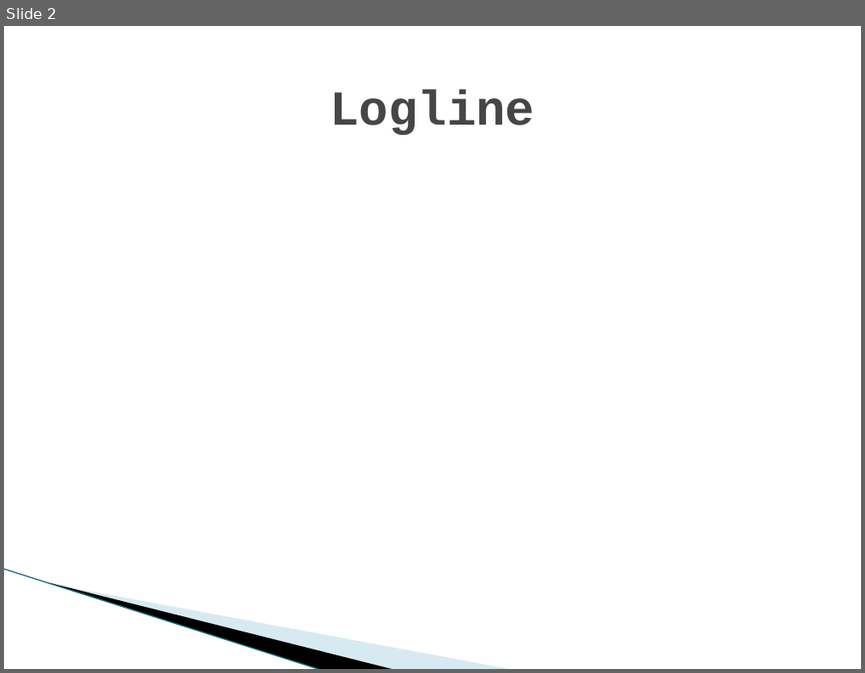
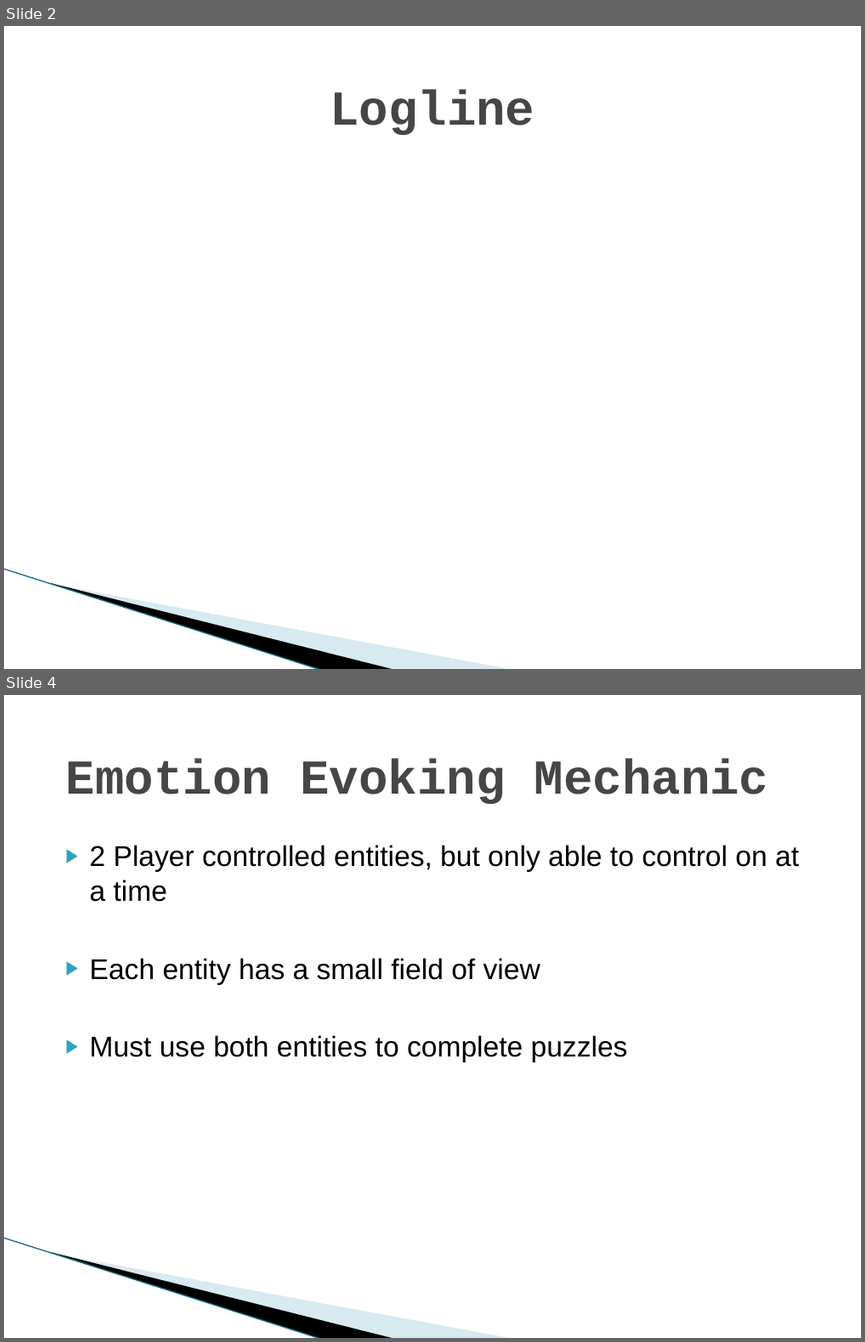
Before and after one commit to UoSGamesGroups/first-semester-l4-5-group-16, a slide deck: Presentations/First Pres.pptx. Shown one above the other, each under a label of ours: slide 2 before the commit, slides 2 and 4 after it; the slides between them are not shown. The pictures are 865x673 and 865x1342 pixels, drawn with LibreOffice and Linux fonts; fonts in the diff are those of the drawing; background and template pictures are left out. Boxes give left, top, right and bottom in pixels: in the first picture for what was removed or moved away, otherwise in the second. Text is boxed around its words. In the diff, an @@ line names an element or a change of style, - is before the commit and + after.

```diff
--- a/Presentations/First Pres.pptx
+++ b/Presentations/First Pres.pptx
@@ slide 4 added at [4,695,861,1338], background #FFFFFF; not listed: 3 template elements that a slide beside it also shows @@
@@ title added at [66,758,768,804], 41 pt, text #464646, bold @@
+Emotion Evoking Mechanic
@@ text added at [90,845,799,1062], 24 pt, text #000000 @@
+▶ 2 Player controlled entities, but only able to control on at a time
+▶ Each entity has a small field of view
+▶ Must use both entities to complete puzzles
```
Also in this commit, not shown: 2 slides changed, 3 other slides added, 3 slides removed.
